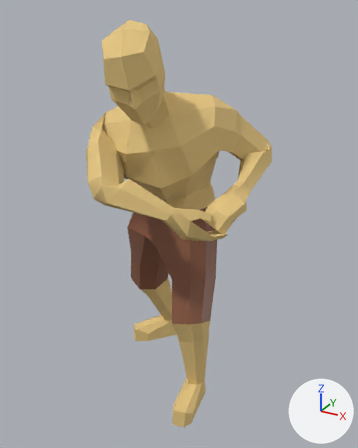
A saved change to the glTF model assets/meshes/player/Player.glb.
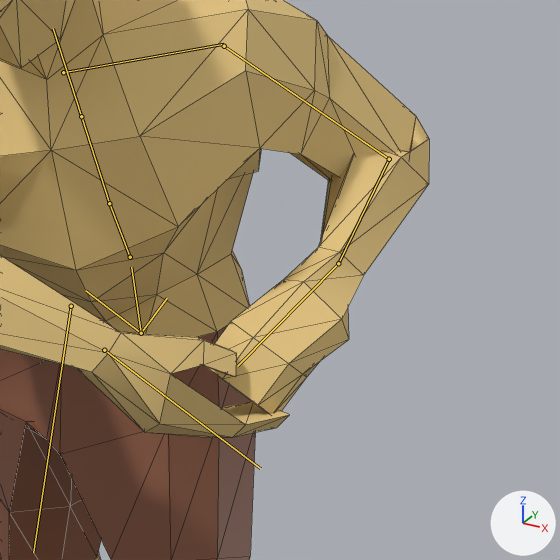
Each version is shown whole from a camera (50 mm lens) standing at (1.006, -1.906, 1.704) and looking at (0.056, -0.179, 0.841), then close up on the part from 38% to 87% of the width and 23% to 62% of the height. Lighting does not change. The marker at lower right points along +X, +Y and +Z. The older version's two pictures come first. Both versions are drawn at frame 8 of the action 'attack_axe_light_1'; the numbers are the values there. The bones that change, and the others that lie on the model, are drawn over the model as lines in the close-ups. The close-ups show mesh edges as thin lines.

The first close-up shows 'Player'.
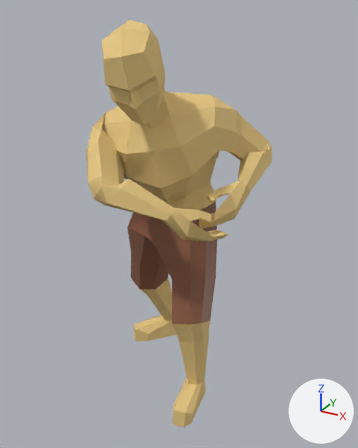
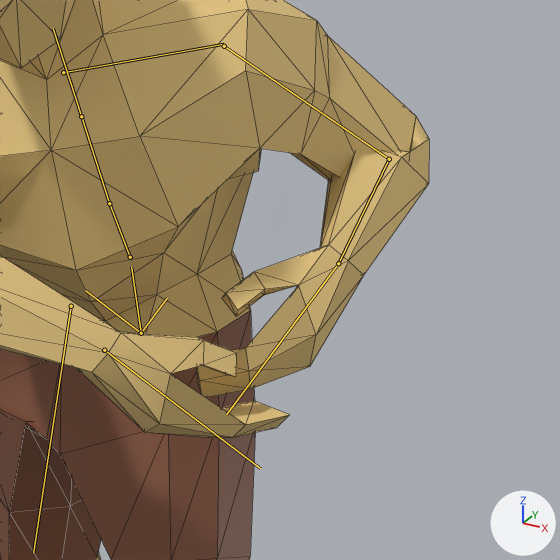
Pixel boxes (x1, y1, x2, y2) of what changed, in the close-ups (560 x 560 px):
'Player', posed: (0, 0, 429, 560) in both
bone 'hand.L', root to tip: before (338, 263) to (237, 366); after (338, 263) to (226, 414)

The change in detail:
Bone 'hand.L' (bone_hand_l) turns from (0, 58, 0) to (-24, -23, -2) degrees about its own x, y and z.
